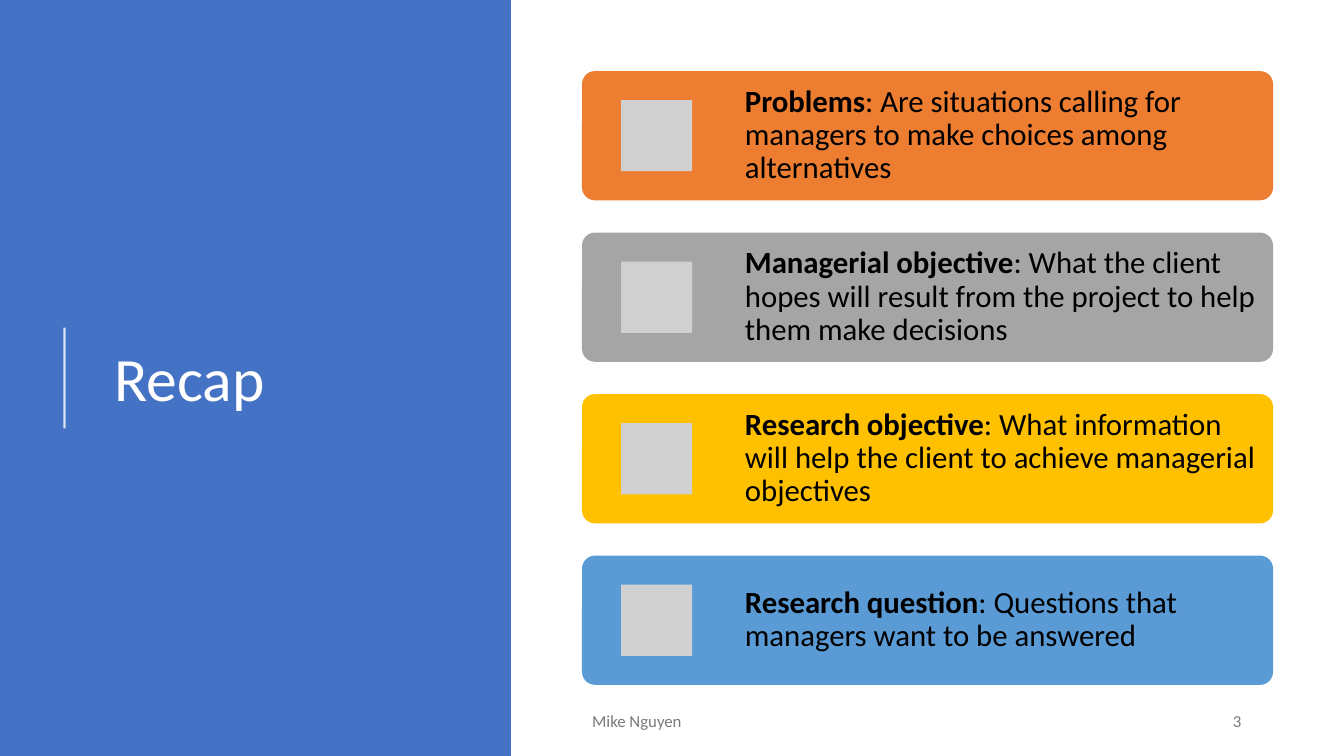
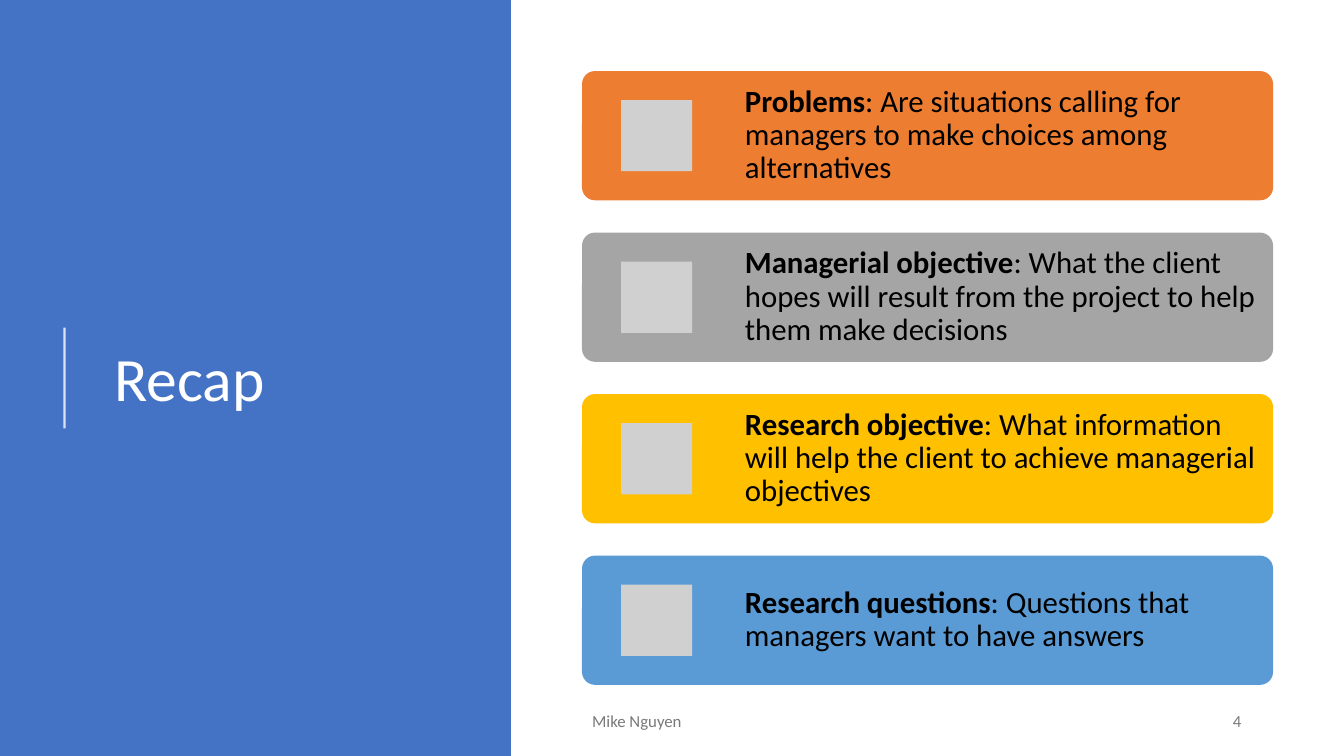
Before and after one commit to mikenguyen13/mar4050, a slide deck: slide 4 of lectures/2/1_Problem & Intro to Project.pptx (slide 3 before the commit). Drawn at 1344x756 pixels with LibreOffice and Linux fonts; fonts in the diff are those of the drawing; grey boxes stand for pictures. Boxes give left, top, right and bottom in pixels: in the first picture for what was removed or moved away, otherwise in the second. Text is boxed around its words. In the diff, an @@ line names an element or a change of style, - is before the commit and + after.

```diff
--- a/lectures/2/1_Problem & Intro to Project.pptx
+++ b/lectures/2/1_Problem & Intro to Project.pptx
@@ text at (x1=745, y1=591, x2=1189, y2=652): text changed @@
-Research question: Questions that managers want to be answered
+Research questions: Questions that managers want to have answers
@@ page number at (x1=1233, y1=716, x2=1241, y2=727): text changed @@
-3
+4
```
Also in this commit, not shown: 5 other slides changed, 15 slides added, 1 slide removed, 1 other file.
